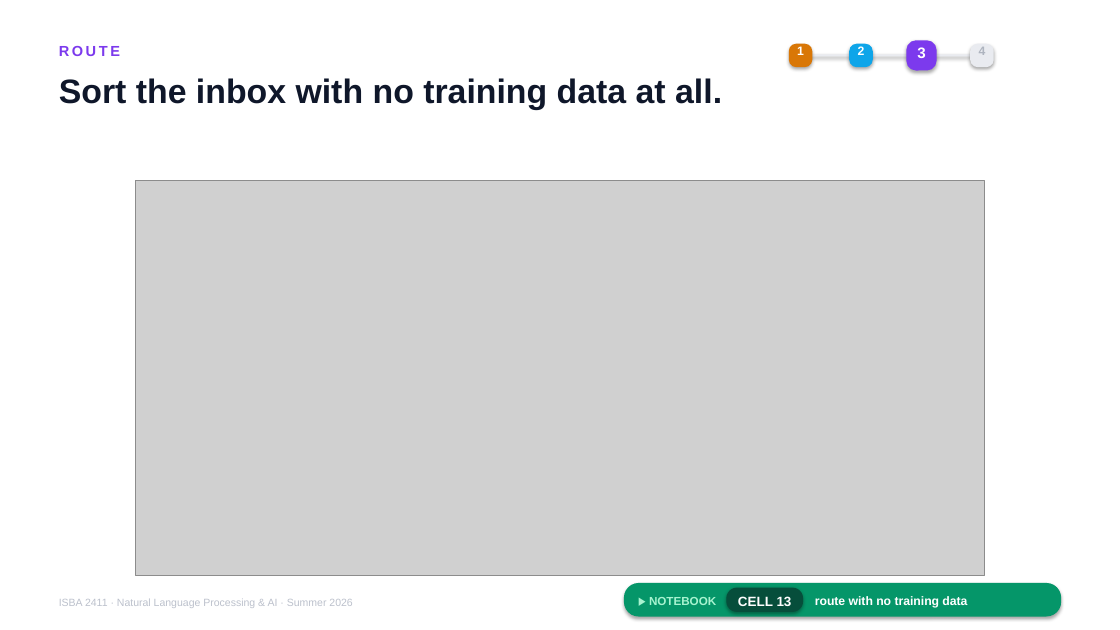
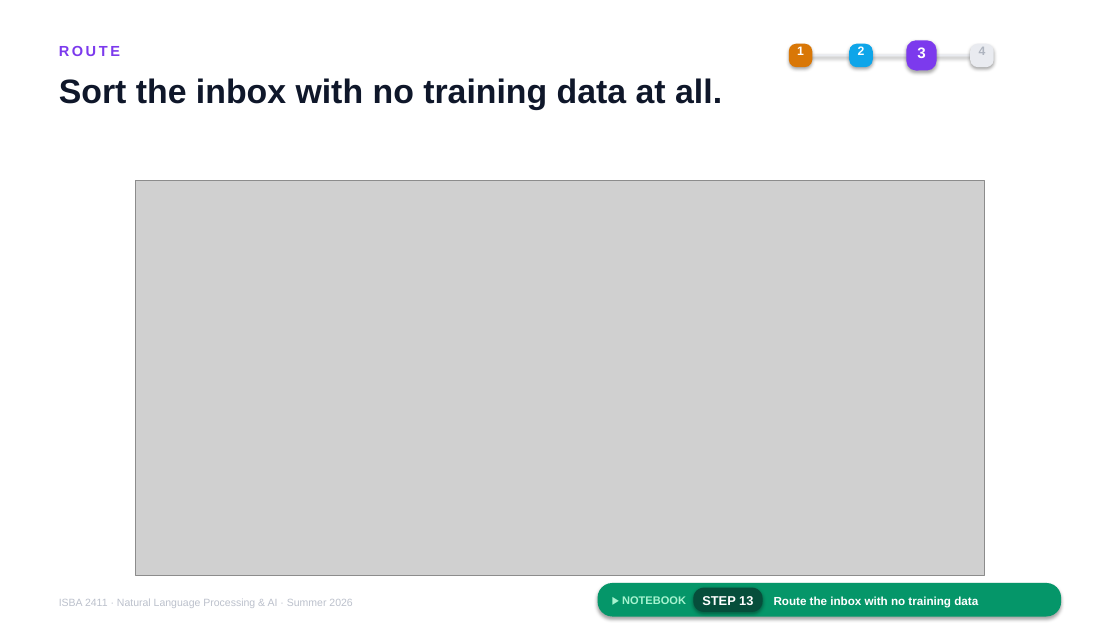
Before and after one commit to JulesMalin/isba2411-nlp, a slide deck: slide 15 of Week 7/L13_Support_Copilot.pptx. Drawn at 1120x630 pixels with LibreOffice and Linux fonts; fonts in the diff are those of the drawing; grey boxes stand for pictures. Boxes give left, top, right and bottom in pixels: in the first picture for what was removed or moved away, otherwise in the second. Text is boxed around its words. In the diff, an @@ line names an element or a change of style, - is before the commit and + after.

```diff
--- a/Week 7/L13_Support_Copilot.pptx
+++ b/Week 7/L13_Support_Copilot.pptx
@@ rounded rectangle: place and size @@
-rounded rectangle at (624,583,1062,617)
+rounded rectangle at (597,583,1061,617)
@@ text "▶ NOTEBOOK": place and size @@
-text "▶ NOTEBOOK" at (649,597,716,605)
+text "▶ NOTEBOOK" at (622,596,686,604)
@@ text "▶ NOTEBOOK" at (622,596,686,604): size 10 to 9.5 pt @@
@@ rounded rectangle: place and size @@
-rounded rectangle at (727,588,803,613)
+rounded rectangle at (693,588,762,613)
@@ text at (702,596,753,605): text changed; size 11.5 to 11 pt @@
-CELL 13
+STEP 13
@@ text at (774,596,978,608): text changed; size 10.5 to 10 pt @@
-route with no training data
+Route the inbox with no training data
```
Also in this commit, not shown: 16 other slides changed.
